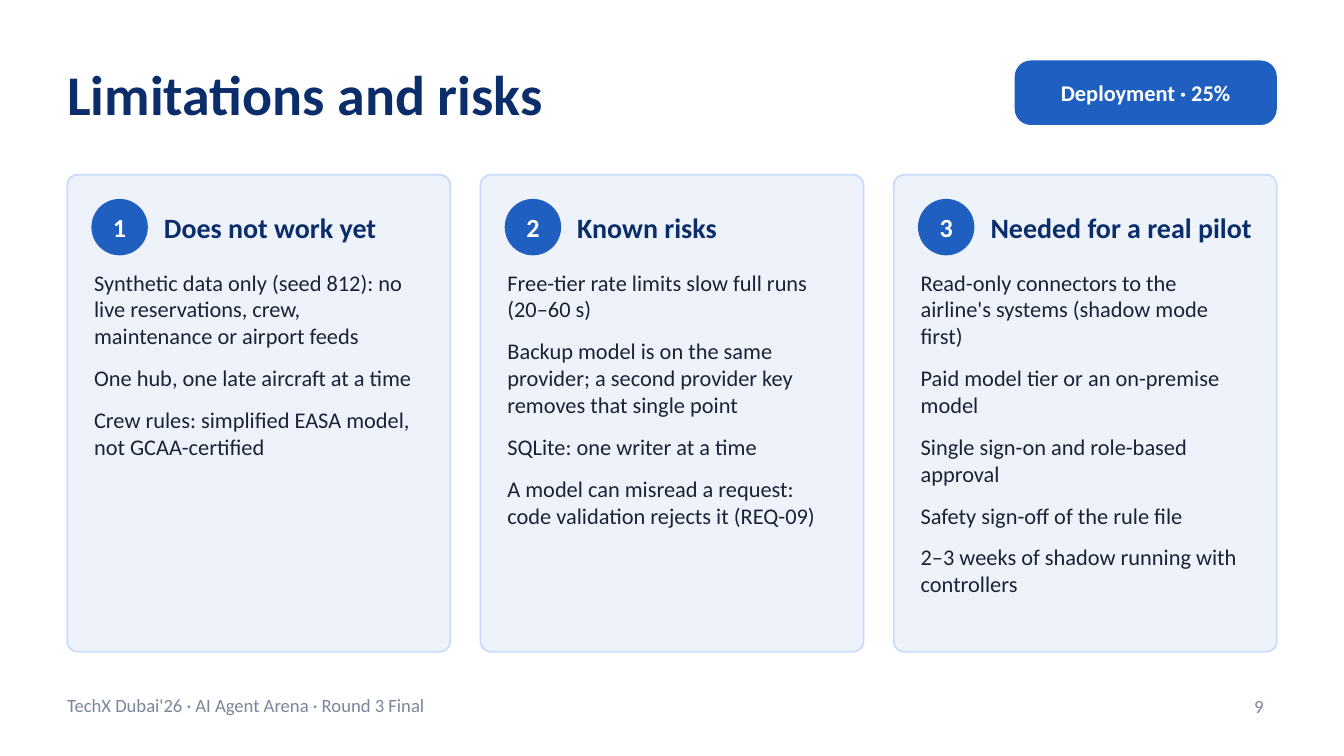
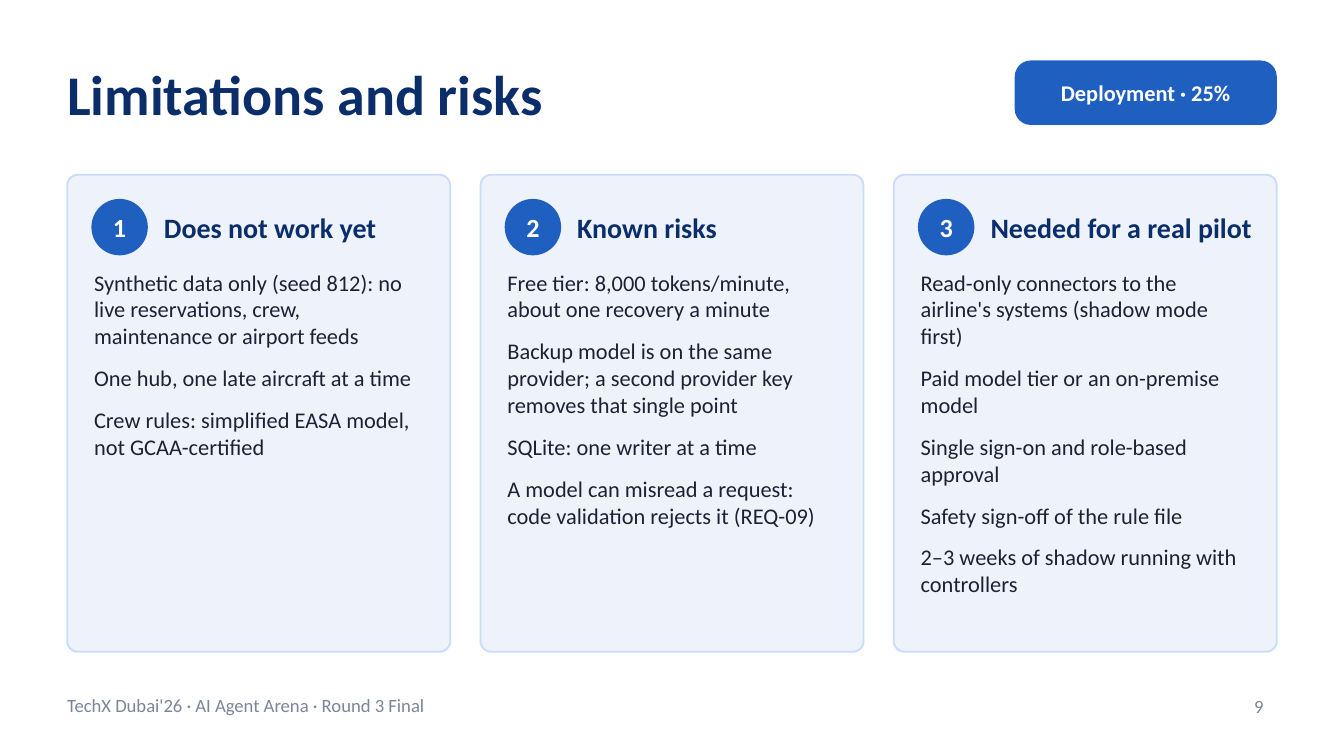
Before and after one commit to RithikhC/EagleX, a slide deck: slide 9 of docs/EagleX_Round3_Final.pptx. Drawn at 1344x756 pixels with LibreOffice and Linux fonts; fonts in the diff are those of the drawing. Boxes give left, top, right and bottom in pixels: in the first picture for what was removed or moved away, otherwise in the second. Text is boxed around its words. In the diff, an @@ line names an element or a change of style, - is before the commit and + after.

```diff
--- a/docs/EagleX_Round3_Final.pptx
+++ b/docs/EagleX_Round3_Final.pptx
@@ text at <box>507,275,790,321</box>: text changed @@
-Free-tier rate limits slow full runs (20–60 s)
+Free tier: 8,000 tokens/minute, about one recovery a minute
```
Also in this commit, not shown: 6 other slides changed, 17 other files.
